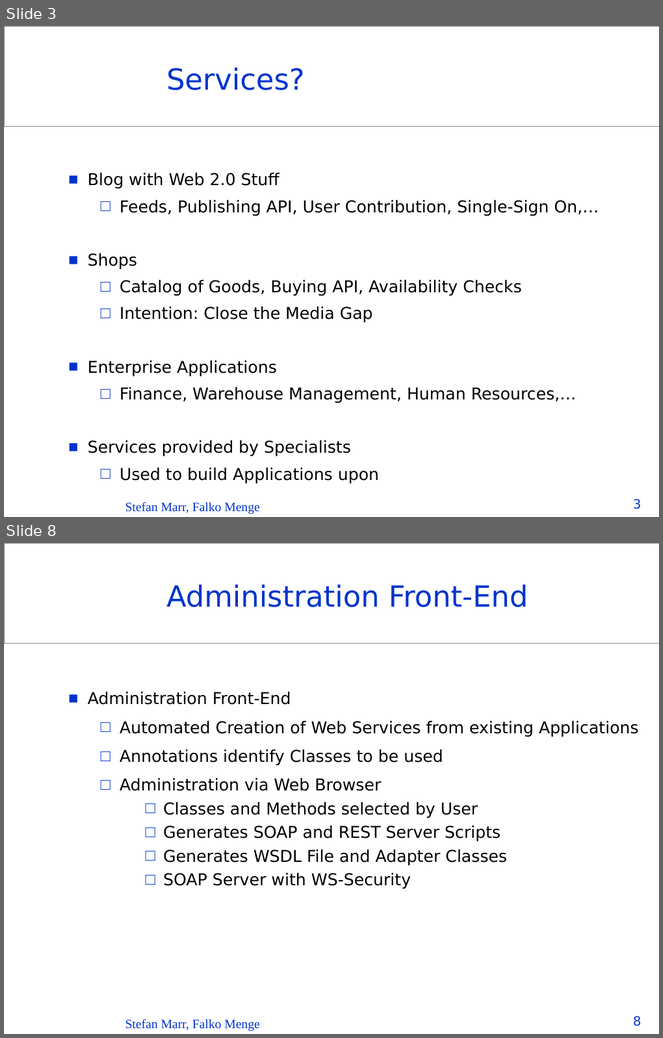
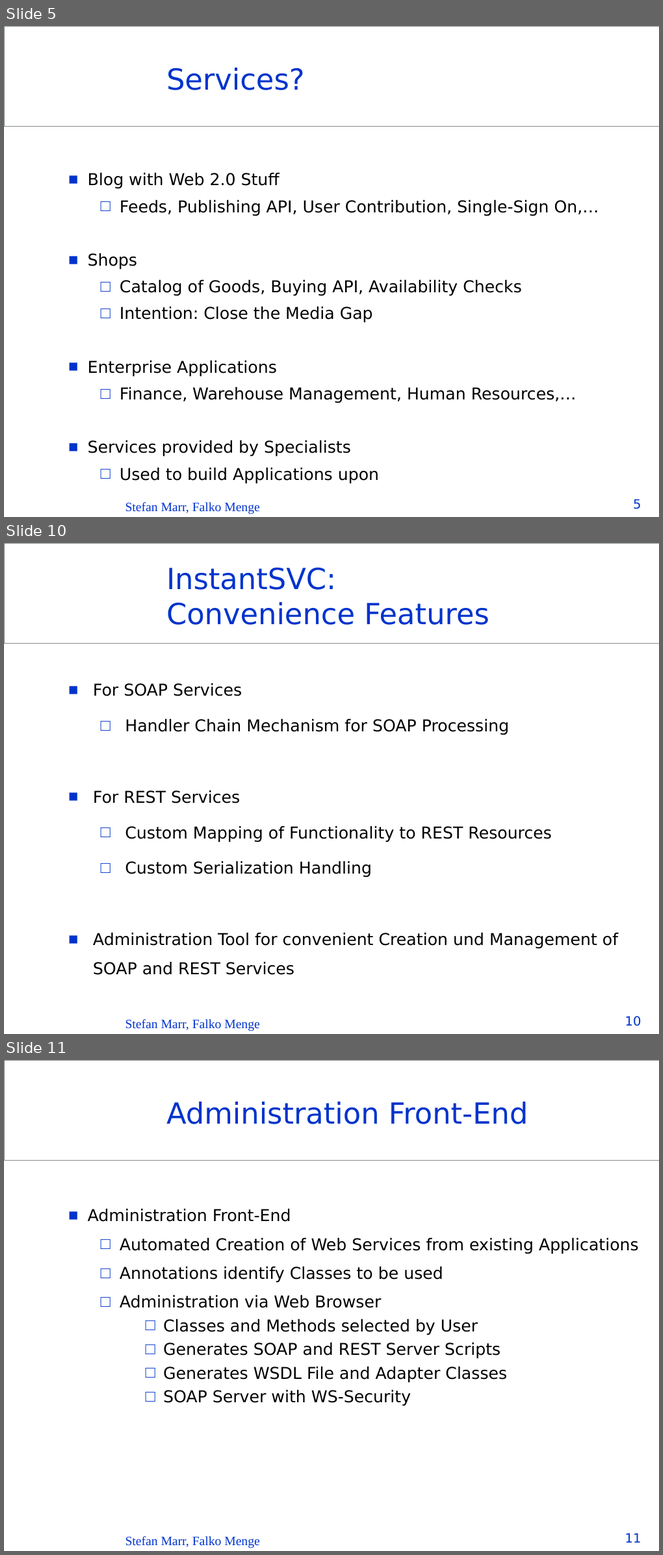
Before and after one commit to Seb35/InstantSVC, a slide deck: doc/presentations/InstantSVC - FrOSCon 2007.ppt. Shown one above the other, each under a label of ours: slides 3 and 8 before the commit, slides 5, 10 and 11 after it; the slides between them are not shown. The pictures are 663x1038 and 663x1555 pixels, drawn with LibreOffice and Linux fonts; fonts in the diff are those of the drawing; background and template pictures are left out. Boxes give left, top, right and bottom in pixels: in the first picture for what was removed or moved away, otherwise in the second. Text is boxed around its words. In the diff, an @@ line names an element or a change of style, - is before the commit and + after.

```diff
--- a/doc/presentations/InstantSVC - FrOSCon 2007.ppt
+++ b/doc/presentations/InstantSVC - FrOSCon 2007.ppt
@@ slide 10 added at (4,543,659,1034), background #FFFFFF; not listed: 1 template element that a slide beside it also shows @@
@@ title added at (166,567,490,625), 32 pt, text #0033CC @@
+InstantSVC:
+Convenience Features
@@ text added at (93,683,618,975), 18 pt, text #000000 @@
+  ■ For SOAP Services
+    □ Handler Chain Mechanism for SOAP Processing
+  ■ For REST Services
+    □ Custom Mapping of Functionality to REST Resources
+    □ Custom Serialization Handling
+  ■ Administration Tool for convenient Creation und Management of SOAP and REST Services
@@ text added at (126,1019,259,1032), 14 pt, text #0033CC @@
+Stefan Marr, Falko Menge
@@ page number added at (625,1016,642,1027), 14 pt, text #0033CC @@
+10
@@ what was slide 3 is now slide 5 @@
@@ page number at (633,499,641,510): text changed @@
-3
+5
@@ what was slide 8 is now slide 11 @@
@@ page number at (625,1533,642,1543): text changed @@
-8
+11
```
Also in this commit, not shown: 5 slides changed, 4 other slides added, 1 other file.
